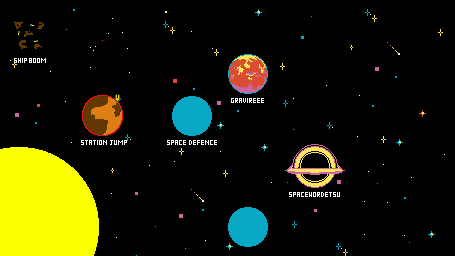
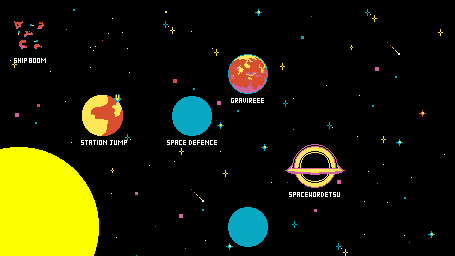
Before/after of a 455 x 256 layered artwork. What changed in the layer stack:
painted on "Space Highway (KarBoom)" over box(14, 21, 44, 49)
painted on "Station Jump (Bounce)" over box(82, 94, 123, 136)
